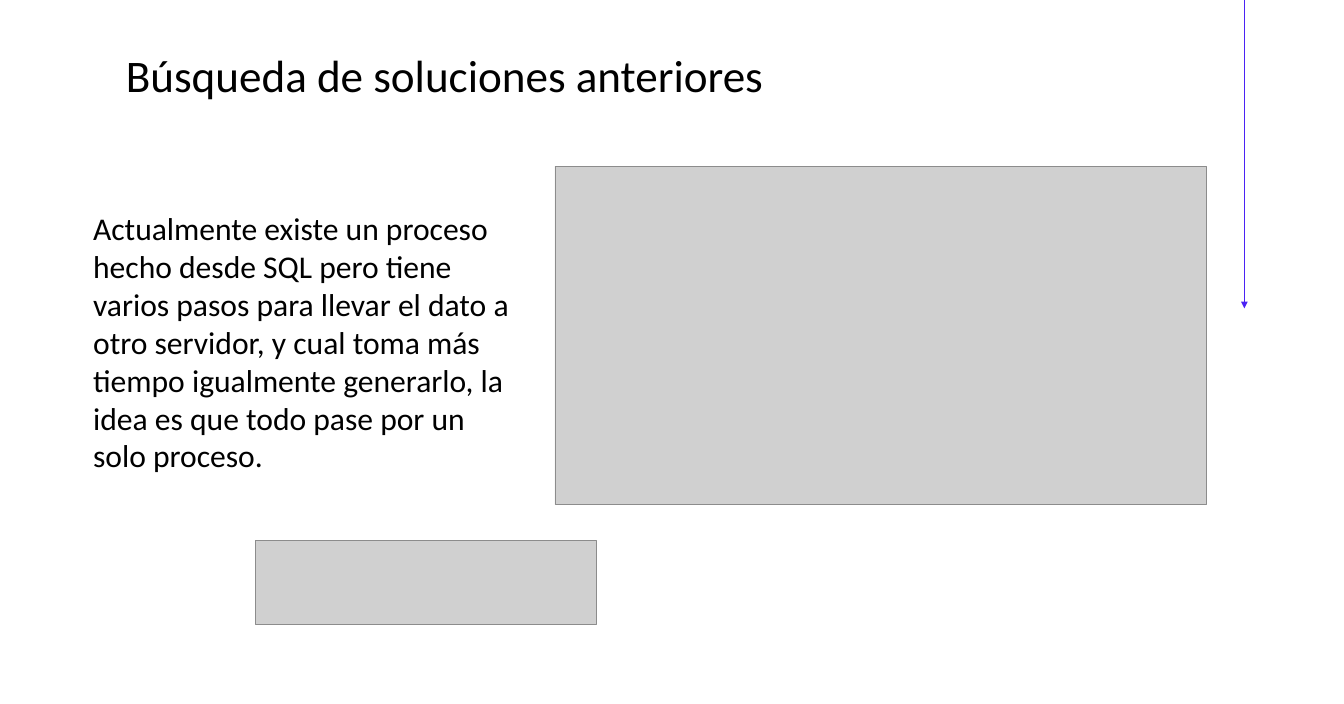
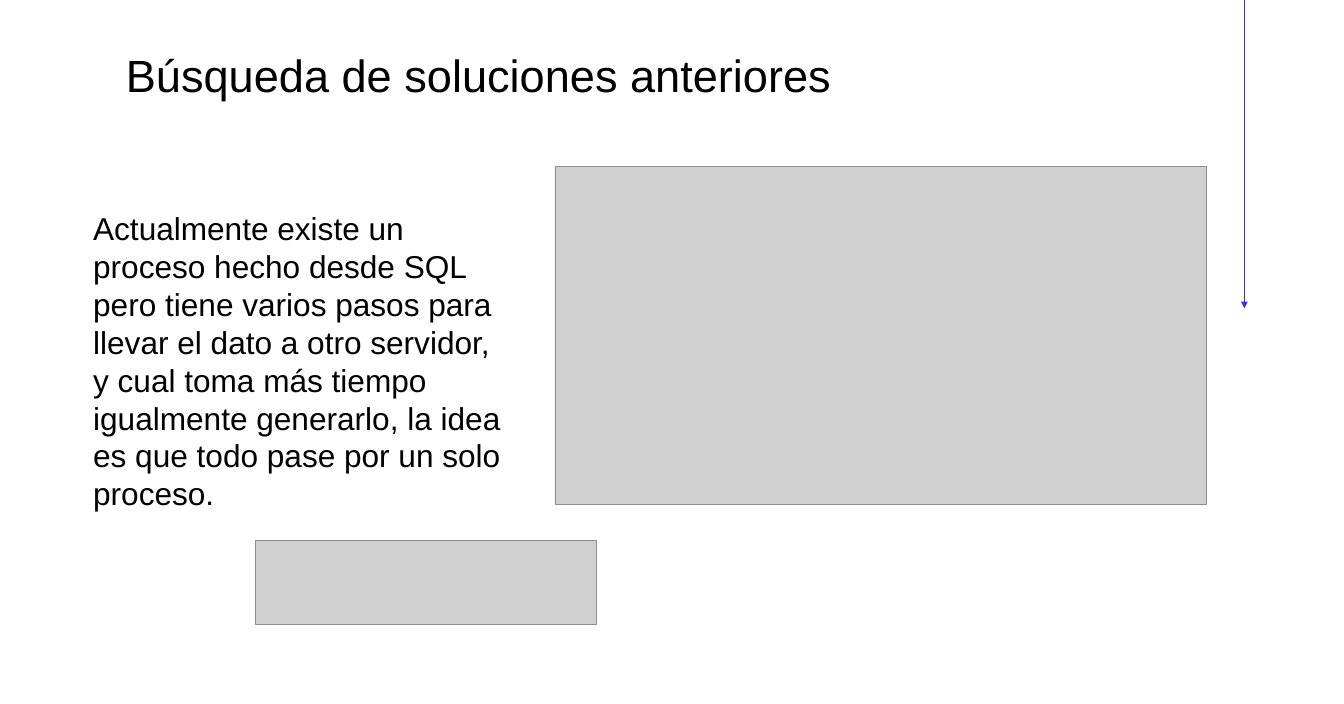
Before and after one commit to gcastillodn/python2, a slide deck: slide 10 of Proyect_Final/Demo Day - Gustavo Castillo.pptx. Drawn at 1344x704 pixels with LibreOffice and Linux fonts; fonts in the diff are those of the drawing; grey boxes stand for pictures. Boxes give left, top, right and bottom in pixels: in the first picture for what was removed or moved away, otherwise in the second. Text is boxed around its words. In the diff, an @@ line names an element or a change of style, - is before the commit and + after.

```diff
--- a/Proyect_Final/Demo Day - Gustavo Castillo.pptx
+++ b/Proyect_Final/Demo Day - Gustavo Castillo.pptx
@@ text "Búsqueda de soluciones anteriores" at (126,58,831,101): font Calibri to Arial @@
@@ text "Actualmente existe un proceso hecho ..." at (93,217,501,511): font Calibri to Arial @@
```
Also in this commit, not shown: 11 other slides changed.
